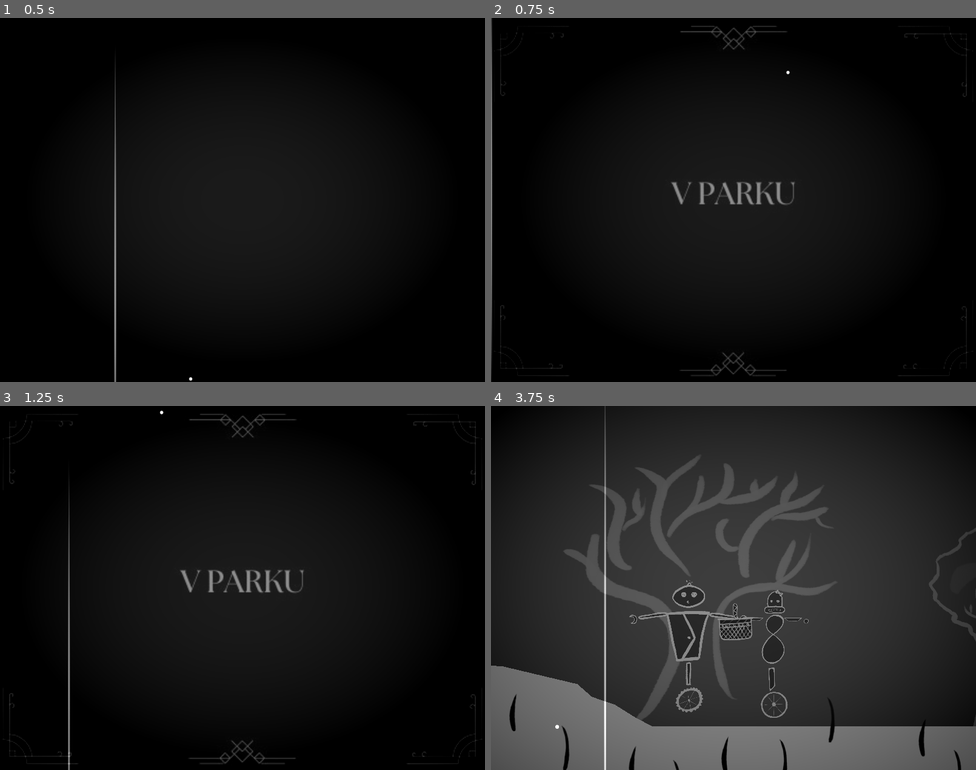
Above: before the commit, frames 1-4 (two rows, left to right).
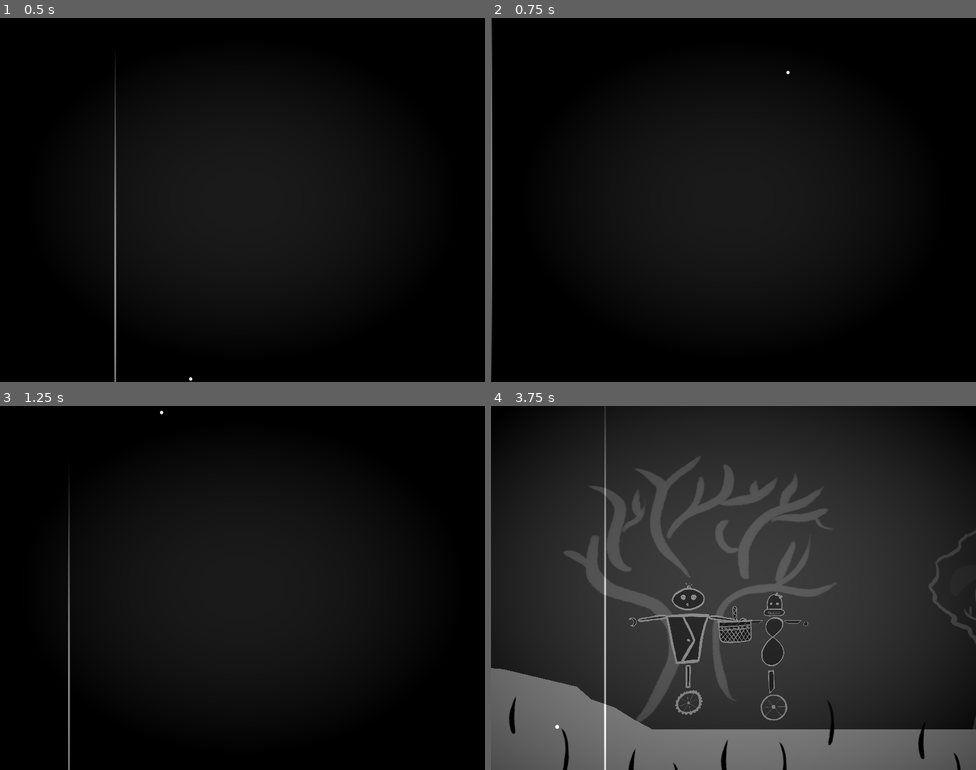
Above: after the commit, the same moments.

Repository: tombuben/KrehkeRobotickeSpoje
Game: Godot game, scene res://main_menu.tscn
The game is run twice, just before and just after one commit, with the same random seed, the same clock (stepped at 60 frames per second) and the same inputs. Video files are missing from this copy of the repository; at most half a second of black plays in their place.
Inputs (mouse positions are in pixels of both pictures, inside the frame that each line leads up to):
- Up to frame 1 (0.5 s): no input
- Up to frame 2 (0.75 s): move the mouse to (840, 181) at 0.52 s; hold D (Player1Right) from 0.53 s (still down); tap K (Player2Down) at 0.6 s
- Up to frame 3 (1.25 s): keep holding D (Player1Right)
- Up to frame 4 (3.75 s): move the mouse to (636, 606) at 1.27 s; release D (Player1Right) at 1.28 s; hold S (Player1Down) 1.28-2.03 s; tap J (Player2Left) at 1.35 s; move the mouse to (782, 507) at 2.02 s; hold D (Player1Right) 2.03-2.78 s; tap L (Player2Right) at 2.1 s; move the mouse to (709, 660) at 2.77 s; hold W (Player1Up) 2.78-3.53 s; tap I (Player2Up) at 2.85 s; move the mouse to (879, 642) at 3.52 s; hold A (Player1Left) from 3.53 s (still down); hold C (SwitchCamera) from 3.53 s (still down)

Frame 1 is identical in both runs. In frame 2, 1.1% of the frame differs, in the area x 1-99%, y 2-99%; in frame 3, 1.2%; in frame 4, 3.3%, in the area x 0-100%, y 13-100%.

Commit message:
ignore input for 1s on launch

Diff:
--- a/main_menu.gd
+++ b/main_menu.gd
@@ -1,8 +1,11 @@
 extends Node2D
 
+var listening_to_input : bool = false
 
 # Called when the node enters the scene tree for the first time.
 func _ready():
+	await get_tree().create_timer(1).timeout
+	listening_to_input = true
 	pass # Replace with function body.
 
 # Called every frame. 'delta' is the elapsed time since the previous frame.
@@ -10,5 +13,5 @@
 	pass
 
 func _input(event):
-	if !event is InputEventMouseMotion and !event is InputEventJoypadMotion:
+	if listening_to_input and !event is InputEventMouseMotion and !event is InputEventJoypadMotion:
 		get_tree().change_scene_to_file("res://IntroVideo.tscn")
